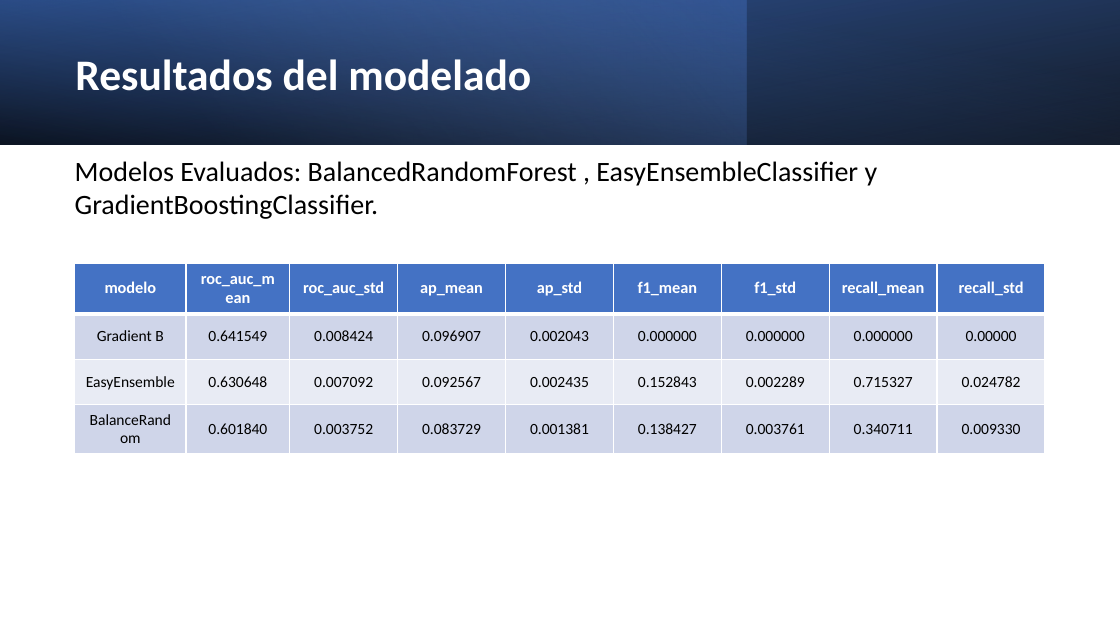
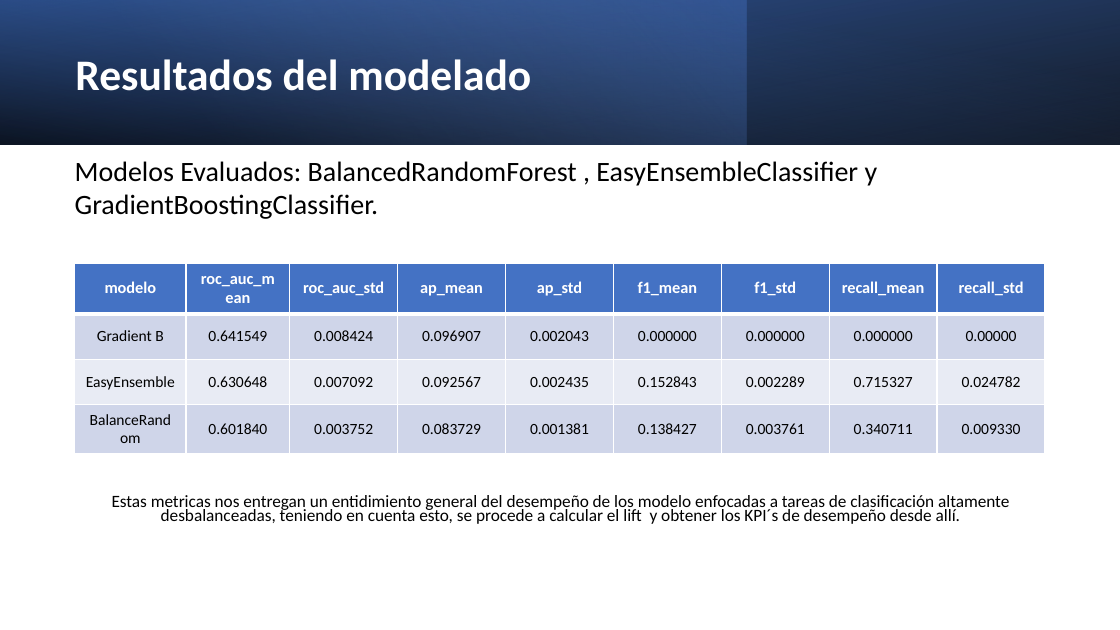
Before and after one commit to AlexisABG/prueba-tecnica-Data, a slide deck: slide 6 of docs/Análisis Predictivo Reclamos.pptx. Drawn at 1120x630 pixels with LibreOffice and Linux fonts; fonts in the diff are those of the drawing. Boxes give left, top, right and bottom in pixels: in the first picture for what was removed or moved away, otherwise in the second. Text is boxed around its words. In the diff, an @@ line names an element or a change of style, - is before the commit and + after.

```diff
--- a/docs/Análisis Predictivo Reclamos.pptx
+++ b/docs/Análisis Predictivo Reclamos.pptx
@@ text added at [112, 495, 1009, 524], 11.1 pt, text #000000 @@
+Estas metricas nos entregan un entidimiento general del desempeño de los modelo enfocadas a tareas de clasificación altamente desbalanceadas, teniendo en cuenta esto, se procede a calcular el lift y obtener los KPI´s de desempeño desde allí.
```
Also in this commit, not shown: 6 other slides changed, 1 other file.
